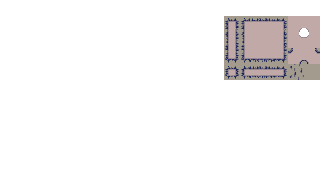
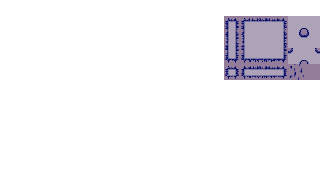
Revision of a layered 336px x 176px image; what changed, layer by layer:
renamed "Layer 7" to "Ebene 1", painted on it over [224, 16, 320, 80]
